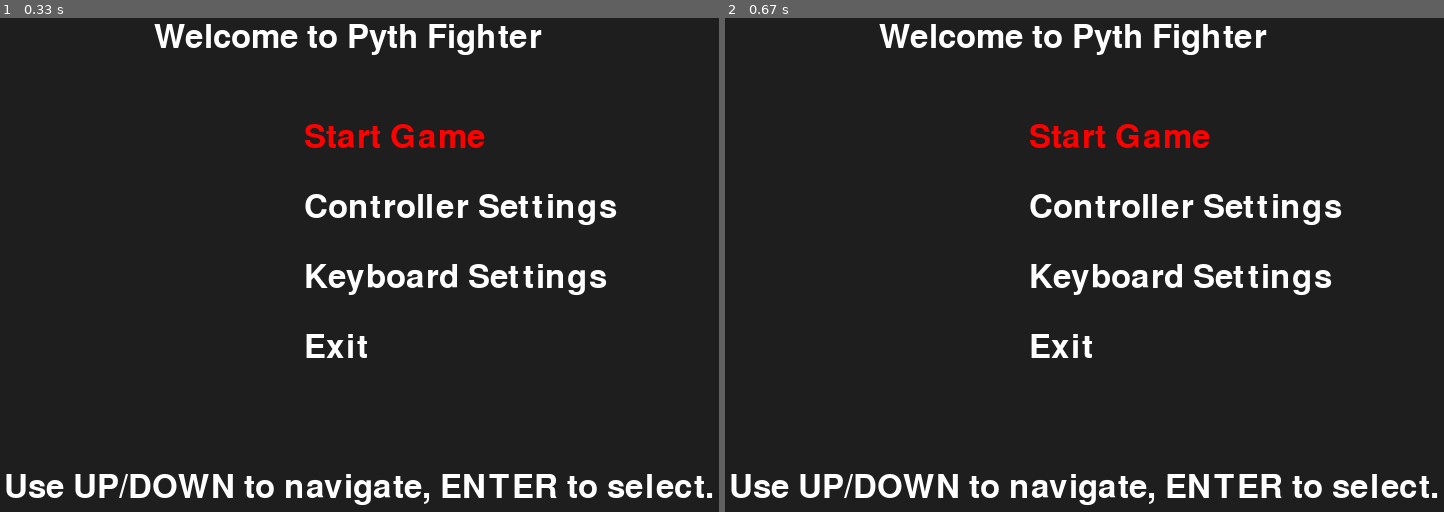
Above: before the commit, frames 1-2 (left to right).
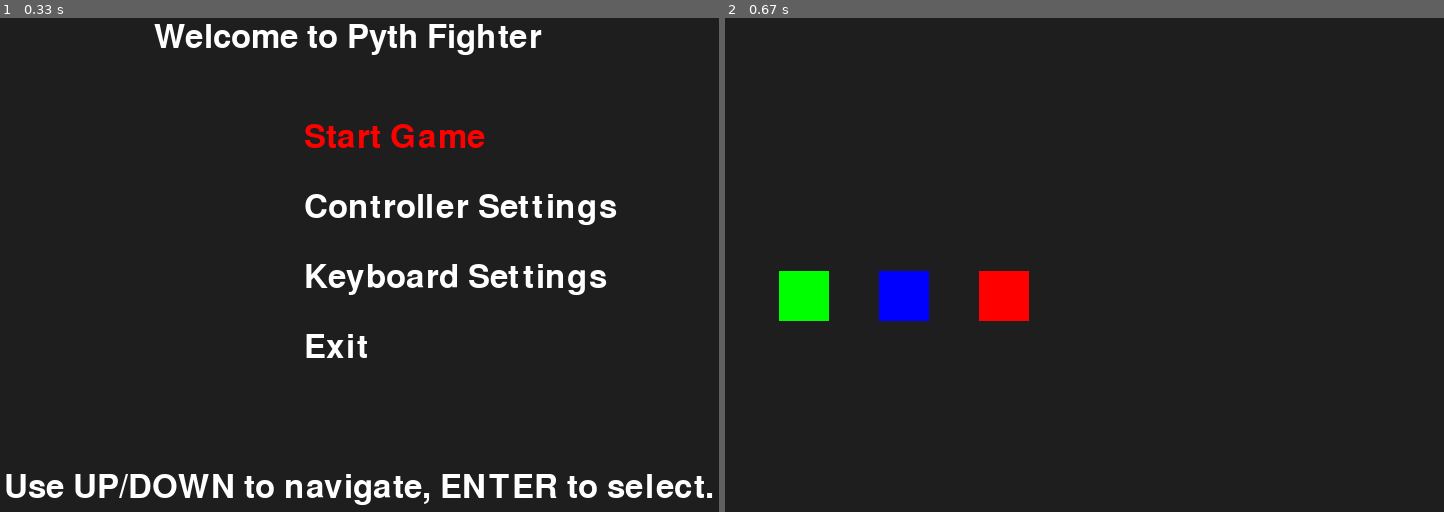
Above: after the commit, the same moments.

Repository: CarlosLeBg/pythfighter
Game: pygame game, started from src/launcher.py
Two runs of this game, one before a commit and one after it. Both use one fixed random seed, a clock stepped at 60 frames per second and the inputs below.
Inputs:
- Up to frame 1 (0.33 s): no input
- Up to frame 2 (0.67 s): tap Enter at 0.33 s

Frame 1 is identical in both runs. In frame 2, 8.3% of the frame differs, in the area x 0-100%, y 1-99%.

Commit message:
Modif de Carlos

Diff:
--- a/src/launcher.py
+++ b/src/launcher.py
@@ -1,5 +1,4 @@
 import pygame
-import pygame.joystick
 import sys
 
 class GameLauncher:
@@ -10,21 +9,11 @@
         self.clock = pygame.time.Clock()
         self.font = pygame.font.Font(None, 48)
         self.running = True
-        self.controllers = self.detect_controllers()
         self.selected_option = 0
         self.options = ["Start Game", "Controller Settings", "Keyboard Settings", "Exit"]
         self.background_color = (30, 30, 30)
         self.highlight_color = (255, 0, 0)
         self.default_color = (255, 255, 255)
-
-    def detect_controllers(self):
-        pygame.joystick.init()
-        controllers = []
-        for i in range(pygame.joystick.get_count()):
-            joystick = pygame.joystick.Joystick(i)
-            joystick.init()
-            controllers.append(joystick.get_name())
-        return controllers
 
     def draw_menu(self):
         self.screen.fill(self.background_color)
@@ -35,13 +24,6 @@
             color = self.highlight_color if index == self.selected_option else self.default_color
             option_text = self.font.render(option, True, color)
             self.screen.blit(option_text, (350, 150 + index * 70))
-
-        if self.controllers:
-            controllers_text = self.font.render("Connected Controllers:", True, self.default_color)
-            self.screen.blit(controllers_text, (50, 400))
-            for i, controller in enumerate(self.controllers):
-                controller_text = self.font.render(controller, True, self.default_color)
-                self.screen.blit(controller_text, (70, 450 + i * 40))
 
         instructions_text = self.font.render("Use UP/DOWN to navigate, ENTER to select.", True, self.default_color)
         self.screen.blit(instructions_text, (50, 500))
@@ -60,9 +42,6 @@
                         self.selected_option = (self.selected_option + 1) % len(self.options)
                     elif event.key == pygame.K_RETURN:
                         self.select_option()
-                elif event.type == pygame.JOYBUTTONDOWN:
-                    if self.selected_option == 0:  # Start Game
-                        self.start_game()
 
             self.draw_menu()
             self.clock.tick(30)
@@ -74,27 +53,20 @@
         if self.selected_option == 0:  # Start Game
             self.start_game()
         elif self.selected_option == 1:  # Controller Settings
-            self.open_controller_settings()
+            print("Controller Settings Not Implemented Yet.")
         elif self.selected_option == 2:  # Keyboard Settings
-            self.open_keyboard_settings()
+            print("Keyboard Settings Not Implemented Yet.")
         elif self.selected_option == 3:  # Exit
             self.running = False
 
     def start_game(self):
         try:
+            print("Starting the game...")
             import main
             main.main()
         except Exception as e:
             print(f"Error starting the game: {e}")
 
-    def open_controller_settings(self):
-        print("Opening Controller Settings...")  # Placeholder
-        # Logic for controller settings can be implemented here
-
-    def open_keyboard_settings(self):
-        print("Opening Keyboard Settings...")  # Placeholder
-        # Logic for keyboard settings can be implemented here
-
 if __name__ == "__main__":
     launcher = GameLauncher()
     launcher.run()
--- a/src/main.py
+++ b/src/main.py
@@ -1,9 +1,47 @@
+import os
+import sys
+import subprocess
 import pygame
-from launcher import GameLauncher
+
+# Vérifie et installe automatiquement pygame si nécessaire
+try:
+    import pygame
+except ImportError:
+    print("Pygame non installé. Installation en cours...")
+    subprocess.check_call([sys.executable, "-m", "pip", "install", "pygame"])
+    import pygame
 
 def main():
-    launcher = GameLauncher()
-    launcher.run()
+    pygame.init()
+    screen = pygame.display.set_mode((800, 600))
+    pygame.display.set_caption("Pyth Fighter")
+
+    # Couleurs des personnages
+    colors = {
+        "Tank": (0, 255, 0),     # Vert
+        "Assassin": (0, 0, 255), # Bleu
+        "Sorcier": (255, 0, 0)   # Rouge
+    }
+
+    running = True
+    clock = pygame.time.Clock()
+
+    while running:
+        for event in pygame.event.get():
+            if event.type == pygame.QUIT:
+                running = False
+
+        screen.fill((30, 30, 30))  # Couleur de fond
+
+        # Dessiner les personnages sous forme de rectangles colorés
+        pygame.draw.rect(screen, colors["Tank"], (100, 300, 50, 50))     # Tank
+        pygame.draw.rect(screen, colors["Assassin"], (200, 300, 50, 50))  # Assassin
+        pygame.draw.rect(screen, colors["Sorcier"], (300, 300, 50, 50))   # Sorcier
+
+        pygame.display.flip()
+        clock.tick(60)  # 60 FPS
+
+    pygame.quit()
 
 if __name__ == "__main__":
     main()
